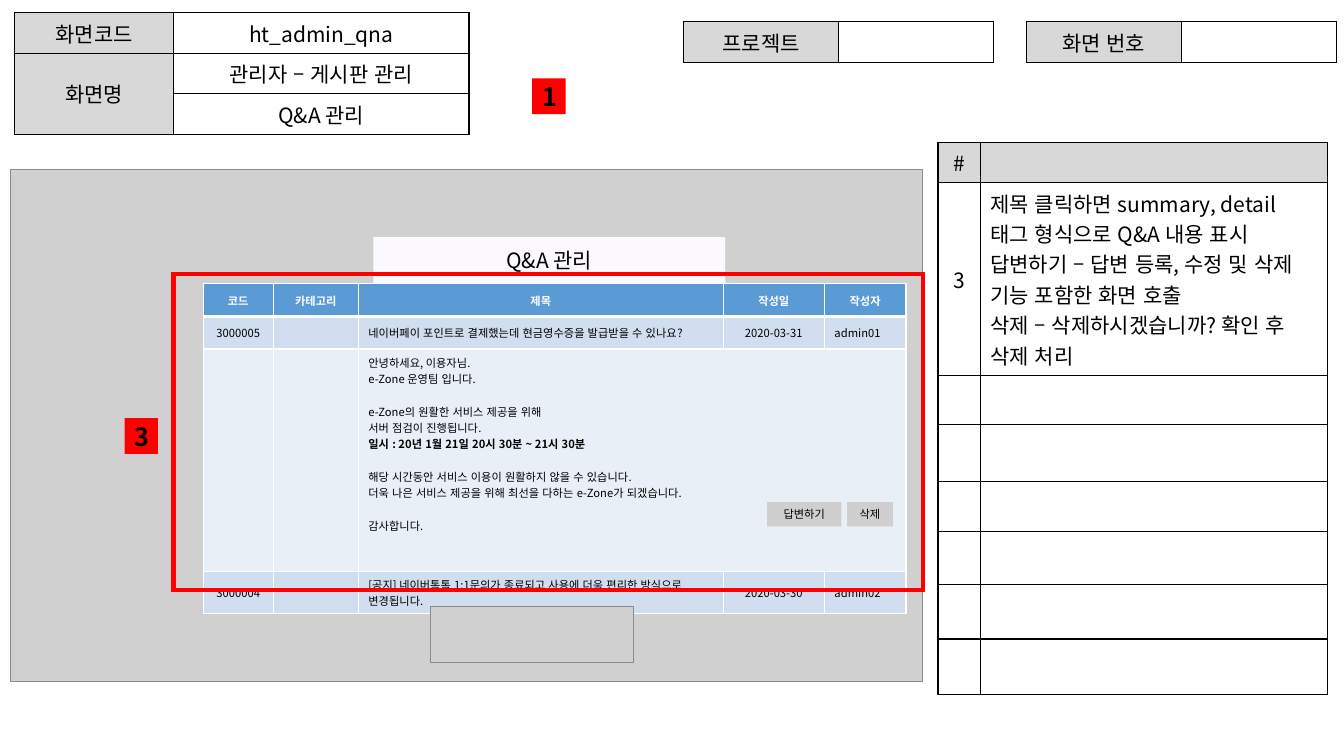
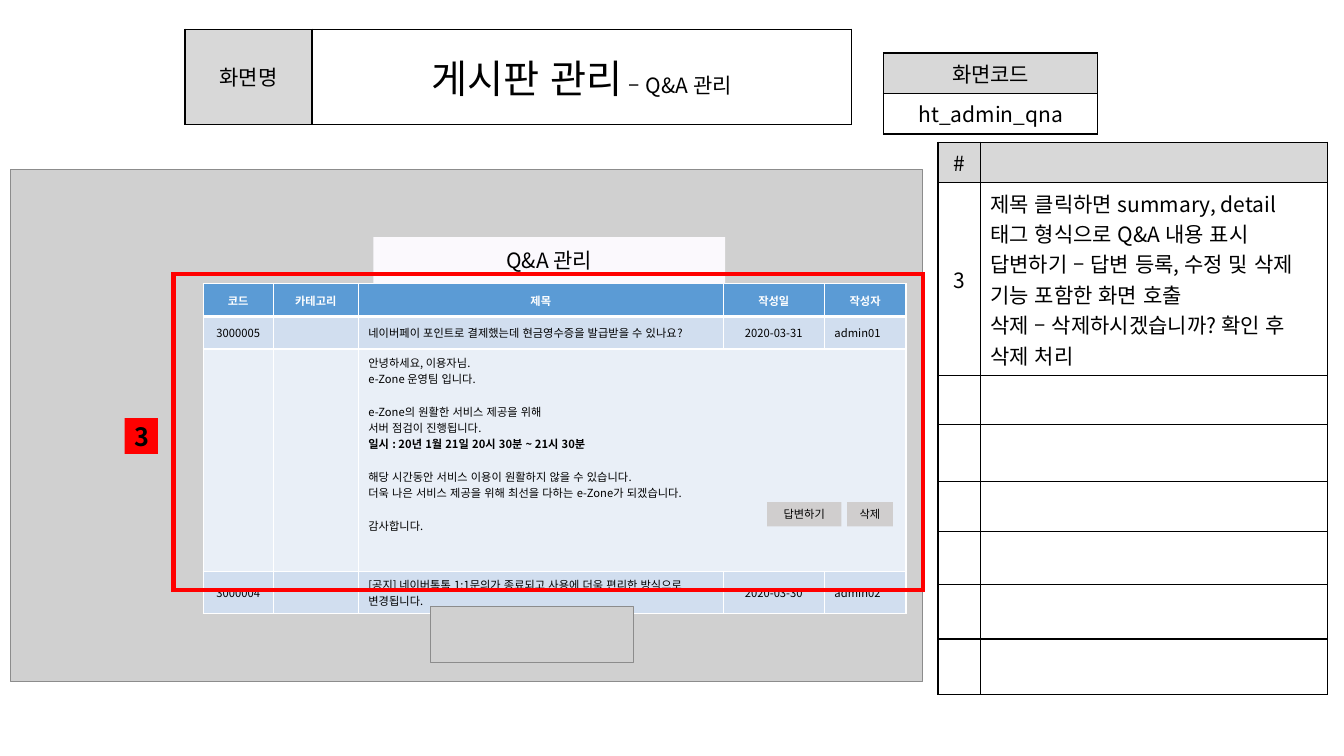
Before and after one commit to ezenteam2/e-Zone, a slide deck: slide 20 of 0 발표용 파워포인트/project05 - 파워포인트 종합 - 현태.pptx. Drawn at 1344x756 pixels with LibreOffice and Linux fonts; fonts in the diff are those of the drawing; grey boxes stand for pictures. Boxes give left, top, right and bottom in pixels: in the first picture for what was removed or moved away, otherwise in the second. Text is boxed around its words. In the diff, an @@ line names an element or a change of style, - is before the commit and + after.

```diff
--- a/0 발표용 파워포인트/project05 - 파워포인트 종합 - 현태.pptx
+++ b/0 발표용 파워포인트/project05 - 파워포인트 종합 - 현태.pptx
@@ table at (x1=186, y1=29, x2=852, y2=124) @@
-row 1: 화면코드 | ht_admin_qna
-row 2: 화면명 | 관리자 – 게시판 관리
-row 3:  | Q&A 관리
+row 1: 화면명 | 게시판 관리 – Q&A 관리
@@ table resized from (x1=14, y1=13, x2=469, y2=131) to (x1=186, y1=29, x2=852, y2=124) @@
@@ table removed at (x1=684, y1=22, x2=994, y2=57), 1 rows, 2 columns @@
-프로젝트 | 
@@ table removed at (x1=1026, y1=22, x2=1337, y2=57), 1 rows, 2 columns @@
-화면 번호 | 
@@ table added at (x1=884, y1=53, x2=1099, y2=131), 2 rows, 1 columns @@
+화면코드
+ht_admin_qna
@@ rectangle removed at (x1=532, y1=79, x2=566, y2=114) @@
-1
```
Also in this commit, not shown: 20 other slides changed.
